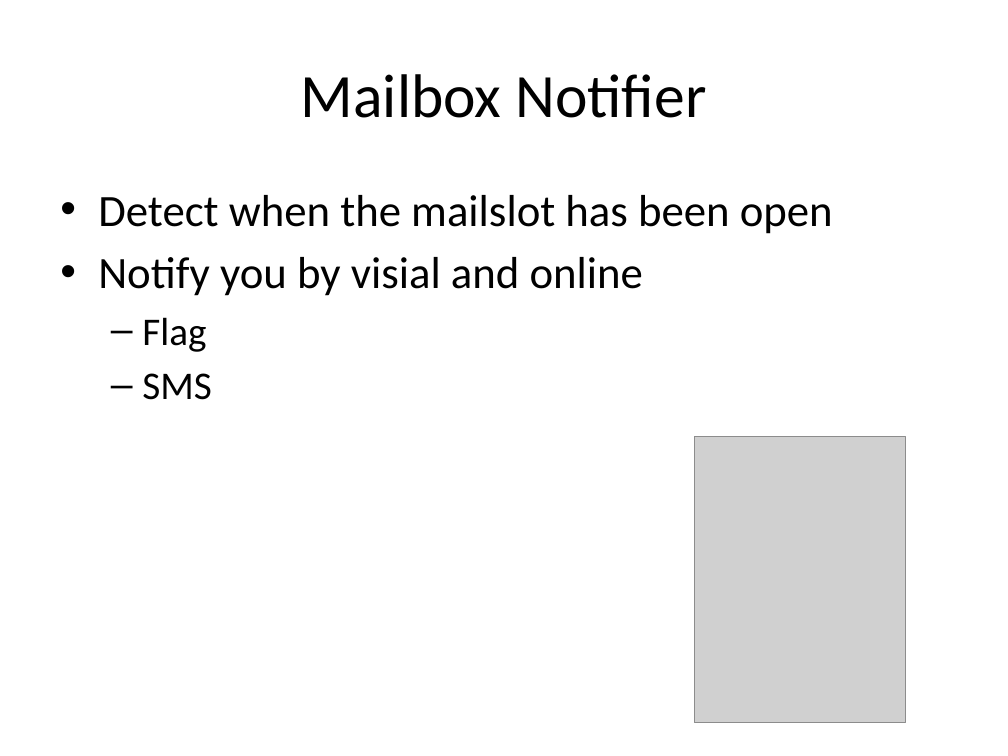
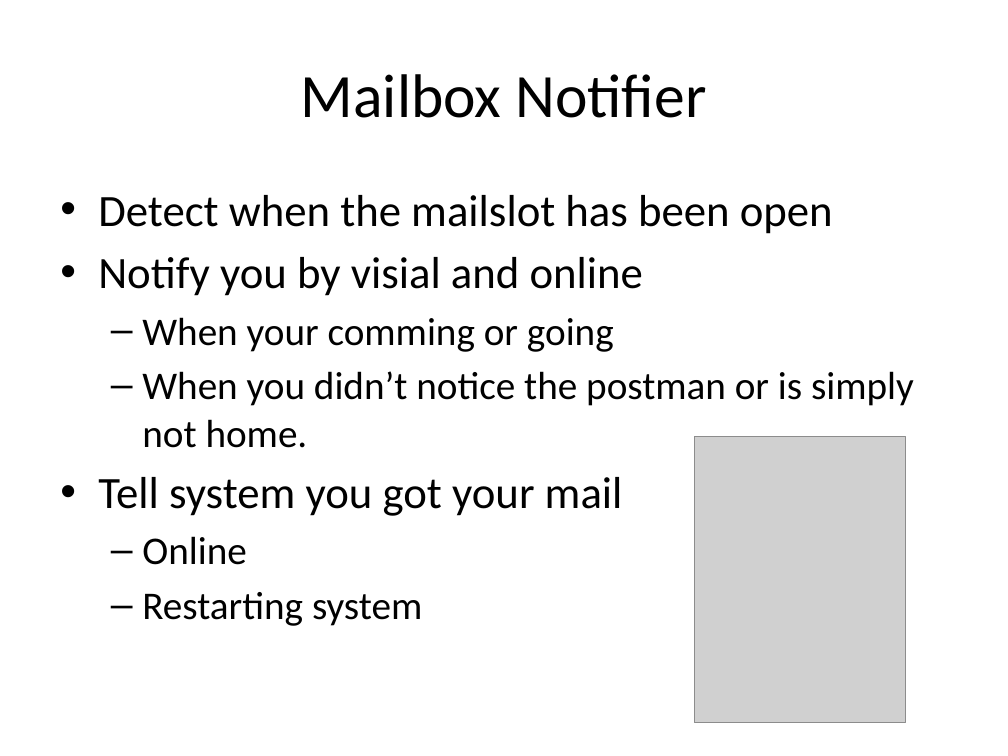
Before and after one commit to stepperen/IOT, a slide deck: slide 3 of Projekt Presentation 2.pptx. Drawn at 1008x756 pixels with LibreOffice and Linux fonts; fonts in the diff are those of the drawing; grey boxes stand for pictures. Boxes give left, top, right and bottom in pixels: in the first picture for what was removed or moved away, otherwise in the second. Text is boxed around its words. In the diff, an @@ line names an element or a change of style, - is before the commit and + after.

```diff
--- a/Projekt Presentation 2.pptx
+++ b/Projekt Presentation 2.pptx
@@ text at <box>98,317,914,626</box>: text changed @@
-  – Flag
-  – SMS
+  – When your comming or going
+  – When you didn’t notice the postman or is simply not home.
+• Tell system you got your mail
+  – Online
+  – Restarting system
```
Also in this commit, not shown: 9 other files.
